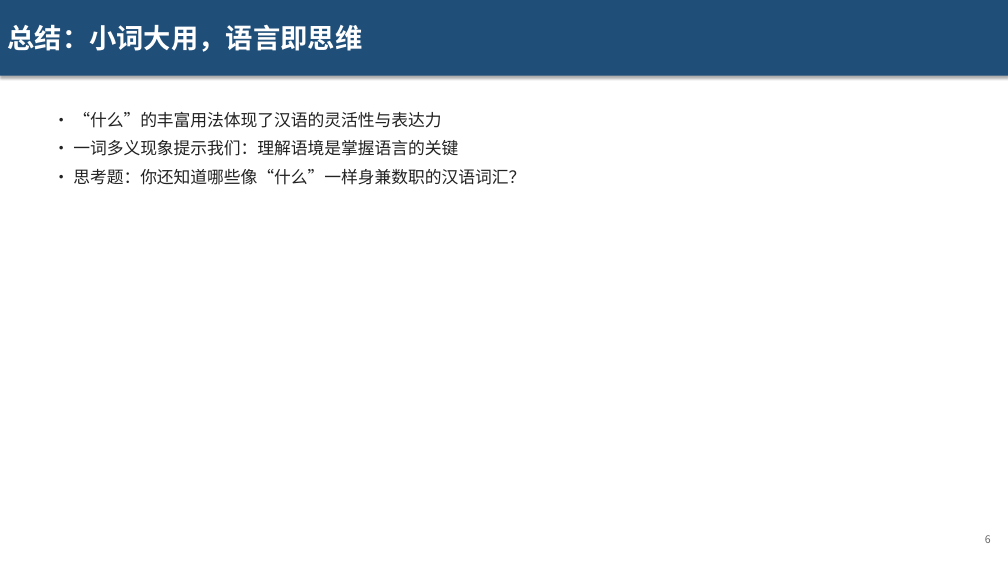
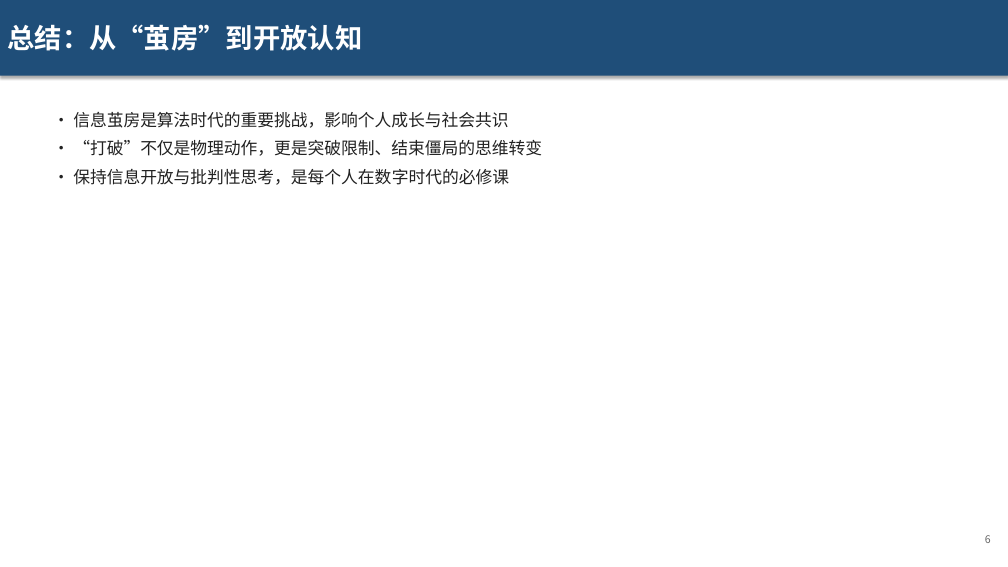
Before and after one commit to Golden2002/PAEG, a slide deck: slide 6 of 05_实现原型/downloads/ppt/学习资料_1786144615.pptx. Drawn at 1008x567 pixels with LibreOffice and Linux fonts; fonts in the diff are those of the drawing. Boxes give left, top, right and bottom in pixels: in the first picture for what was removed or moved away, otherwise in the second. Text is boxed around its words. In the diff, an @@ line names an element or a change of style, - is before the commit and + after.

```diff
--- a/05_实现原型/downloads/ppt/学习资料_1786144615.pptx
+++ b/05_实现原型/downloads/ppt/学习资料_1786144615.pptx
@@ text in rectangle at bbox=[7, 24, 362, 51]: text changed @@
-总结：小词大用，语言即思维
+总结：从“茧房”到开放认知
@@ text at bbox=[73, 112, 542, 185]: text changed @@
-• “什么”的丰富用法体现了汉语的灵活性与表达力
-• 一词多义现象提示我们：理解语境是掌握语言的关键
-• 思考题：你还知道哪些像“什么”一样身兼数职的汉语词汇？
+• 信息茧房是算法时代的重要挑战，影响个人成长与社会共识
+• “打破”不仅是物理动作，更是突破限制、结束僵局的思维转变
+• 保持信息开放与批判性思考，是每个人在数字时代的必修课
```
Also in this commit, not shown: 2 other slides changed, 3 slides added, 3 slides removed, 8 other files.
